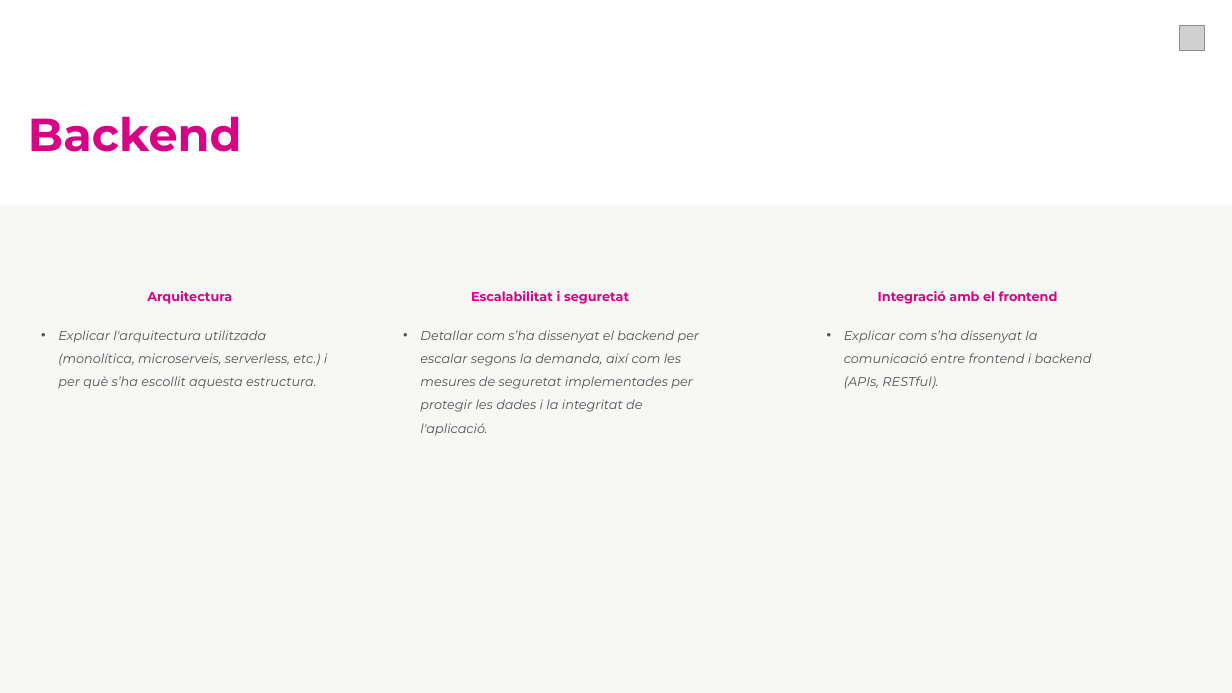
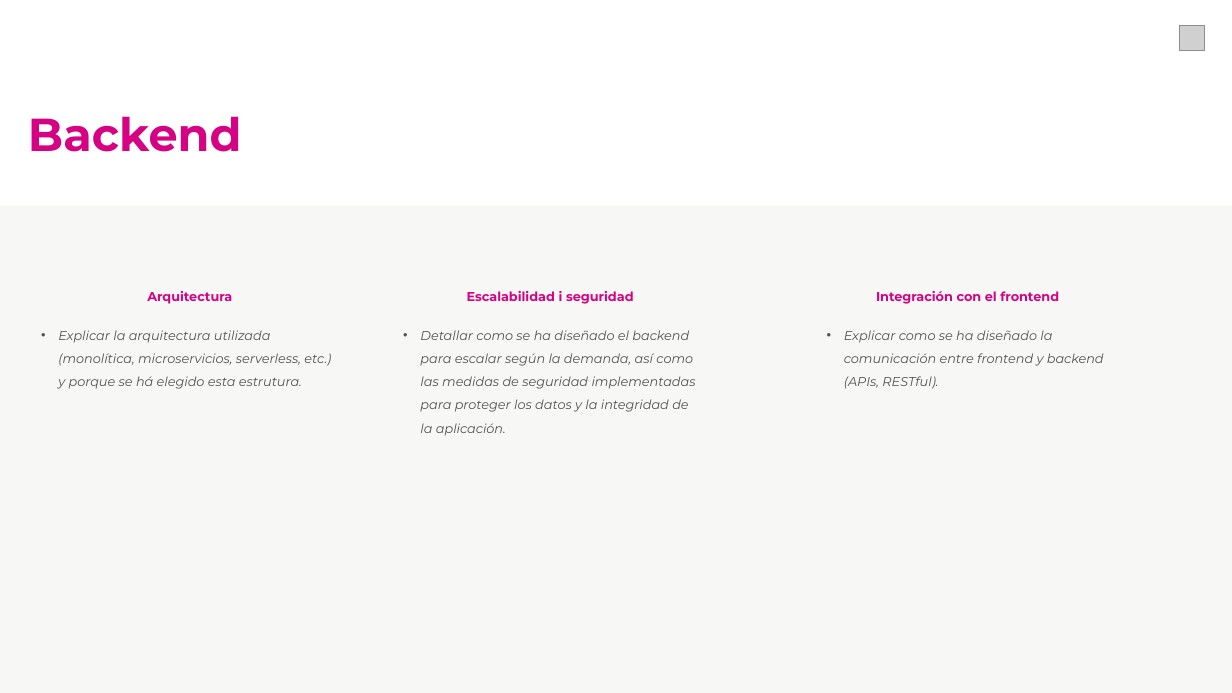
Before and after one commit to cvilafer/Datato_Equipo1_Reto3, a slide deck: slide 4 of Datato2025_Equipo1_Reto3.pptx. Drawn at 1232x693 pixels with LibreOffice and Linux fonts; fonts in the diff are those of the drawing; grey boxes stand for pictures; background and template pictures are left out. Boxes give left, top, right and bottom in pixels: in the first picture for what was removed or moved away, otherwise in the second. Text is boxed around its words. In the diff, an @@ line names an element or a change of style, - is before the commit and + after.

```diff
--- a/Datato2025_Equipo1_Reto3.pptx
+++ b/Datato2025_Equipo1_Reto3.pptx
@@ text at (420, 291, 696, 436): text changed @@
-Escalabilitat i seguretat
-• Detallar com s’ha dissenyat el backend per escalar segons la demanda, així com les mesures de seguretat implementades per protegir les dades i la integritat de l'aplicació.
+Escalabilidad i seguridad
+• Detallar como se ha diseñado el backend para escalar según la demanda, así como las medidas de seguridad implementadas para proteger los datos y la integridad de la aplicación.
@@ text at (844, 291, 1104, 389): text changed @@
-Integració amb el frontend
-• Explicar com s’ha dissenyat la comunicació entre frontend i backend (APIs, RESTful).
+Integración con el frontend
+• Explicar como se ha diseñado la comunicación entre frontend y backend (APIs, RESTful).
@@ text at (58, 330, 331, 389): text changed @@
-• Explicar l'arquitectura utilitzada (monolítica, microserveis, serverless, etc.) i per què s’ha escollit aquesta estructura.
+• Explicar la arquitectura utilizada (monolítica, microservicios, serverless, etc.) y porque se há elegido esta estrutura.
```
Also in this commit, not shown: 7 other slides changed.
